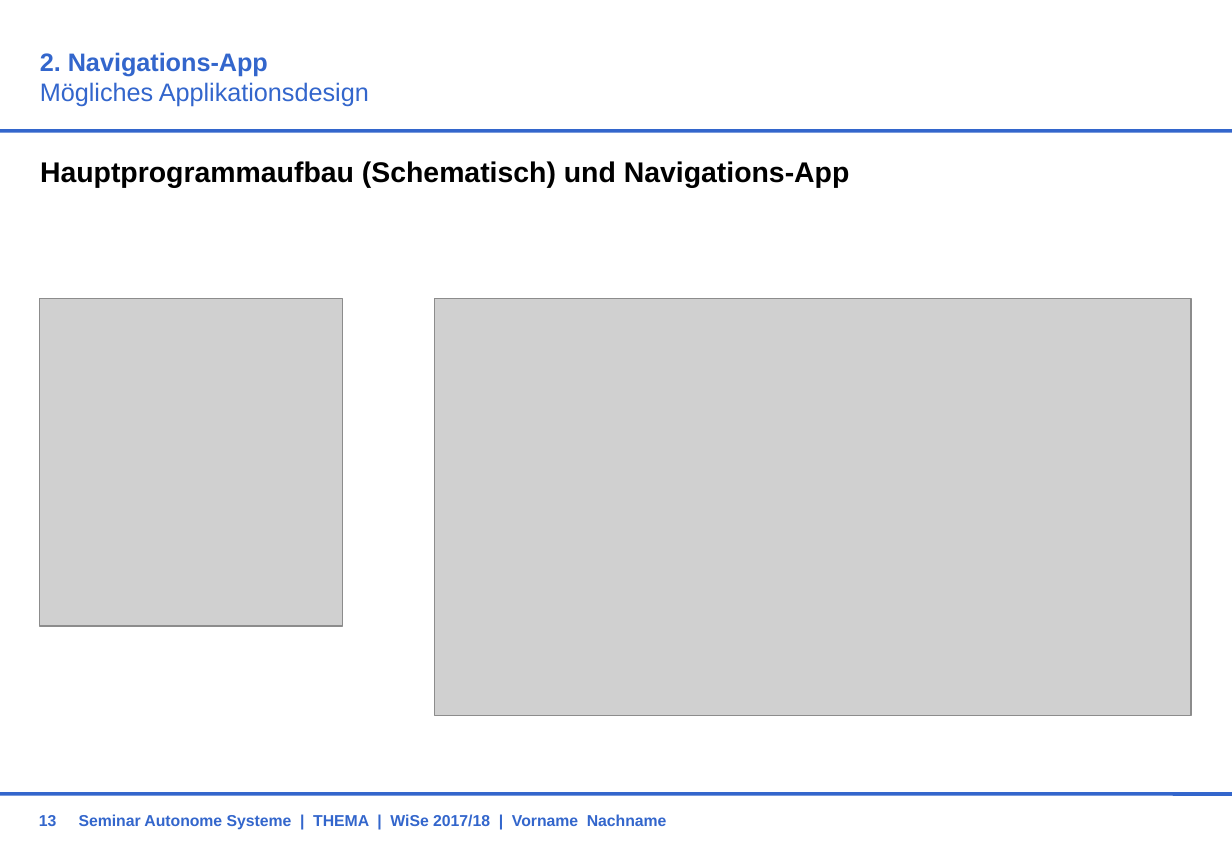
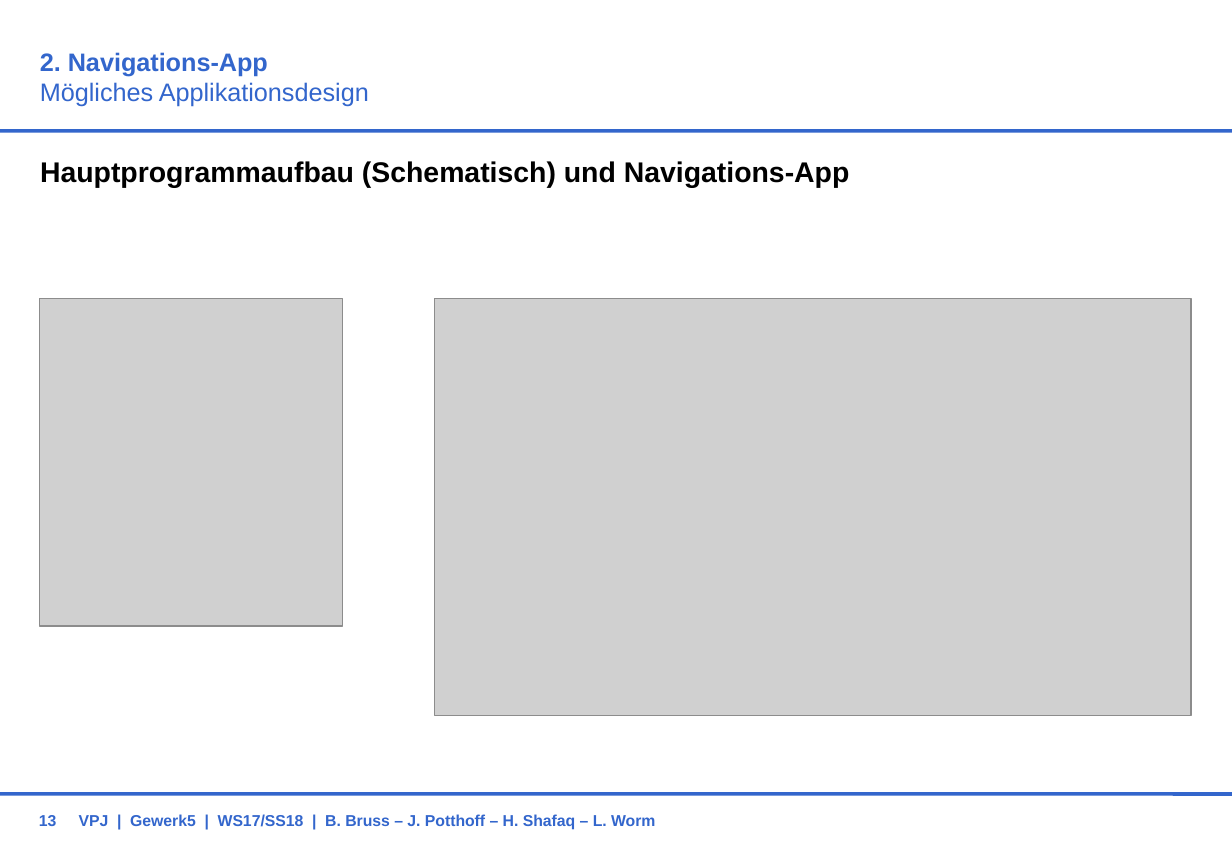
Before and after one commit to BBRUSS/VPJW17G5, a slide deck: slide 13 of 11_Orga/KonzeptG5.ppt. Drawn at 1232x853 pixels with LibreOffice and Linux fonts; fonts in the diff are those of the drawing; grey boxes stand for pictures; background and template pictures are left out. Boxes give left, top, right and bottom in pixels: in the first picture for what was removed or moved away, otherwise in the second. Text is boxed around its words. In the diff, an @@ line names an element or a change of style, - is before the commit and + after.

```diff
--- a/11_Orga/KonzeptG5.ppt
+++ b/11_Orga/KonzeptG5.ppt
@@ text at bbox=[79, 814, 655, 830]: text changed @@
-Seminar Autonome Systeme | THEMA | WiSe 2017/18 | Vorname Nachname
+VPJ | Gewerk5 | WS17/SS18 | B. Bruss – J. Potthoff – H. Shafaq – L. Worm
```
Also in this commit, not shown: 12 other slides changed.
